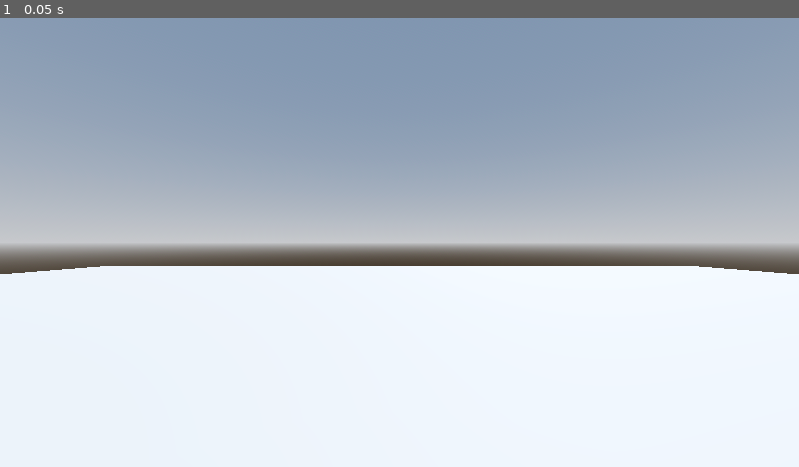
Above: before the commit, frame 1.
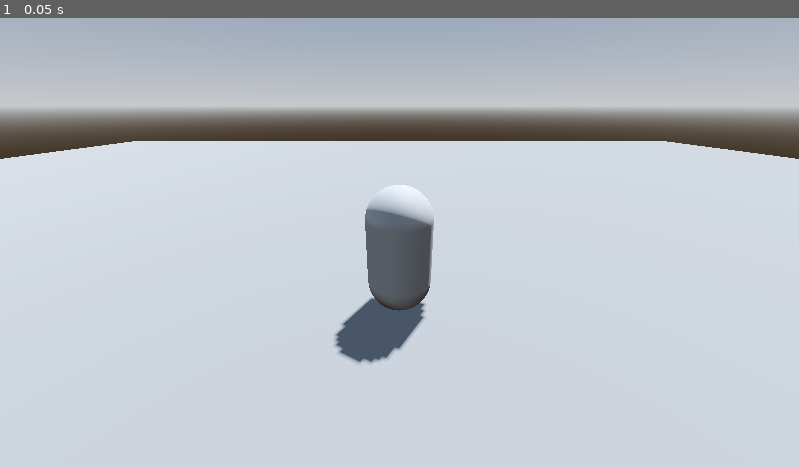
Above: after the commit, the same moment.

Repository: CaptainTiki/3DRPG
Game: Godot game, scene res://levels/level.tscn
The game is run twice, just before and just after one commit, with the same random seed, the same clock (stepped at 60 frames per second) and the same inputs.
Inputs:
- Up to frame 1 (0.05 s): no input

The runs differ from the first frame. In frame 1, 97% of the frame differs, in the area x 0-100%, y 0-100%.

Commit message:
Player Setup
Player shape
collision
Mesh

Diff:
--- a/levels/level.tscn
+++ b/levels/level.tscn
@@ -1,4 +1,6 @@
-[gd_scene load_steps=4 format=3 uid="uid://c1kkmug6t7vmq"]
+[gd_scene load_steps=6 format=3 uid="uid://c1kkmug6t7vmq"]
+
+[ext_resource type="PackedScene" uid="uid://c65uqhkycx504" path="res://player/player.tscn" id="1_fy2bd"]
 
 [sub_resource type="ProceduralSkyMaterial" id="ProceduralSkyMaterial_vpcs3"]
 sky_horizon_color = Color(0.64625, 0.65575, 0.67075, 1)
@@ -13,6 +15,9 @@
 tonemap_mode = 2
 glow_enabled = true
 
+[sub_resource type="StandardMaterial3D" id="StandardMaterial3D_fnf8f"]
+albedo_color = Color(0.454524, 0.454524, 0.454524, 1)
+
 [node name="Level" type="Node3D"]
 
 [node name="WorldEnvironment" type="WorldEnvironment" parent="."]
@@ -22,9 +27,10 @@
 transform = Transform3D(-0.866025, -0.433013, 0.25, 0, 0.5, 0.866025, -0.5, 0.75, -0.433013, 0, 0, 0)
 shadow_enabled = true
 
-[node name="Camera3D" type="Camera3D" parent="."]
-transform = Transform3D(1, 0, 0, 0, 1, 0, 0, 0, 1, 0, 2, 0)
-
 [node name="CSGBox3D" type="CSGBox3D" parent="."]
 transform = Transform3D(1, 0, 0, 0, 1, 0, 0, 0, 1, 0, -0.5, 0)
 size = Vector3(50, 1, 50)
+material = SubResource("StandardMaterial3D_fnf8f")
+
+[node name="Player" parent="." instance=ExtResource("1_fy2bd")]
+transform = Transform3D(1, 0, 0, 0, 1, 0, 0, 0, 1, 0, 1, 0)
--- /dev/null
+++ b/player/player.tscn
@@ -0,0 +1,16 @@
+[gd_scene load_steps=3 format=3 uid="uid://c65uqhkycx504"]
+
+[sub_resource type="CapsuleShape3D" id="CapsuleShape3D_qvtay"]
+
+[sub_resource type="CapsuleMesh" id="CapsuleMesh_urpyl"]
+
+[node name="Player" type="CharacterBody3D"]
+
+[node name="CollisionShape3D" type="CollisionShape3D" parent="."]
+shape = SubResource("CapsuleShape3D_qvtay")
+
+[node name="MeshInstance3D" type="MeshInstance3D" parent="."]
+mesh = SubResource("CapsuleMesh_urpyl")
+
+[node name="Camera3D" type="Camera3D" parent="."]
+transform = Transform3D(1, 0, 0, 0, 0.906308, 0.422618, 0, -0.422618, 0.906308, 0, 2, 4)
